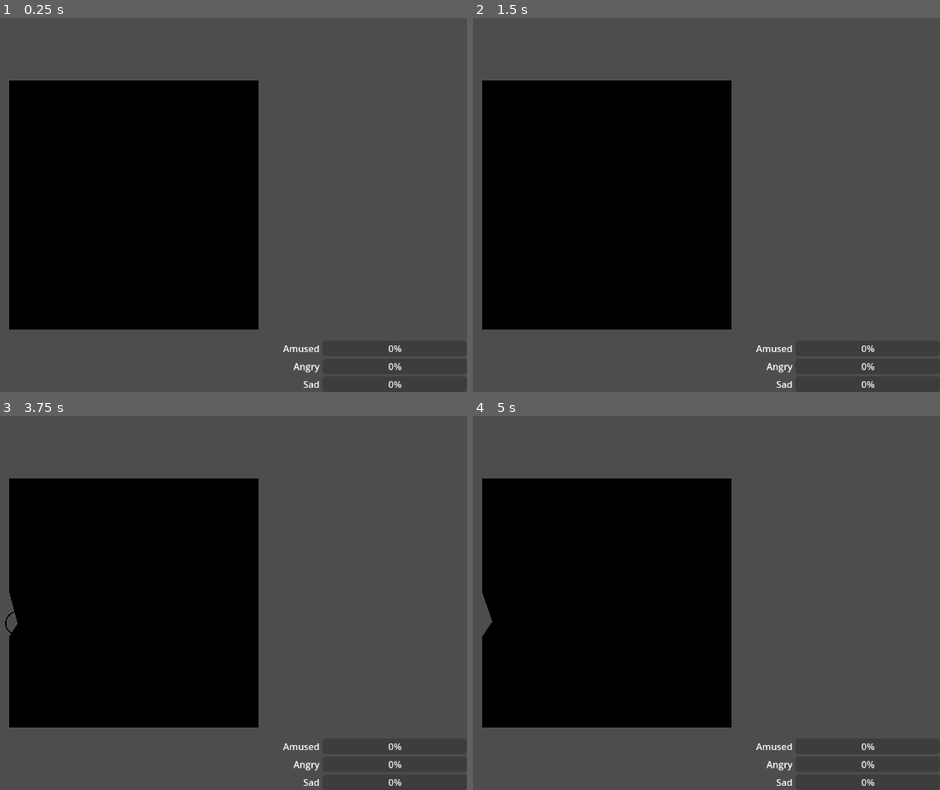
Above: before the commit, frames 1-4 (two rows, left to right).
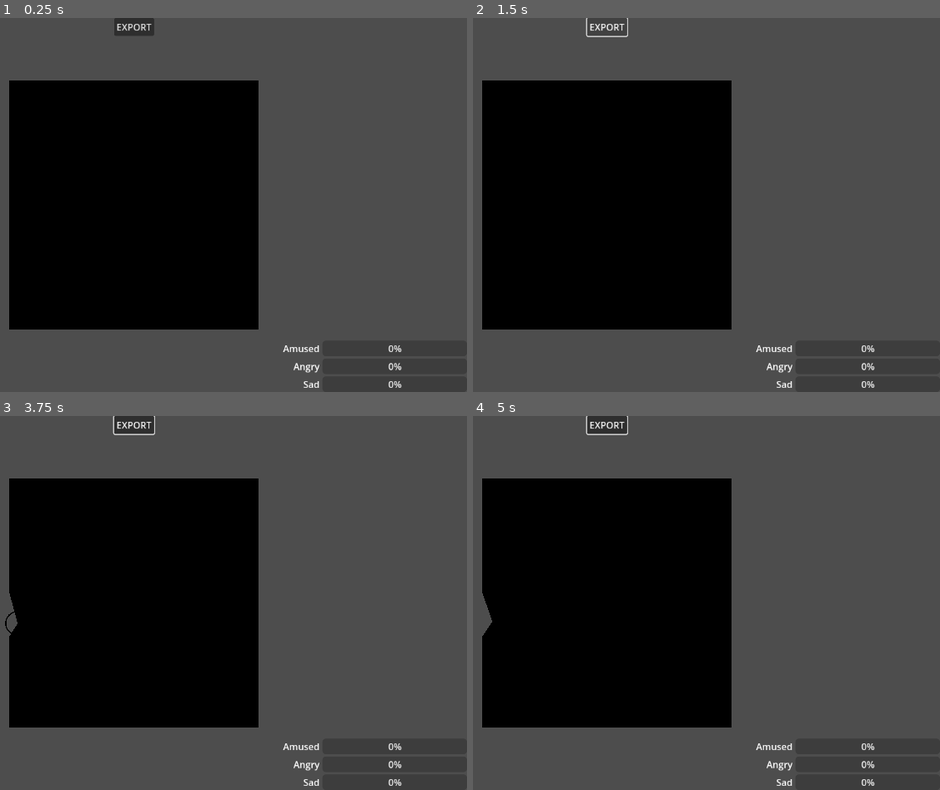
Above: after the commit, the same moments.

Repository: cxsquared/GGJ2024
Game: Godot game, scene res://main.tscn
The game is run twice, just before and just after one commit, with the same random seed, the same clock (stepped at 60 frames per second) and the same inputs. The engine's default icon, where the game draws it, is replaced by a stand-in: a white triangle on a blue panel in a dark square.
Inputs (mouse positions are in pixels of both pictures, inside the frame that each line leads up to):
- Up to frame 1 (0.25 s): no input
- Up to frame 2 (1.5 s): click (608, 25) at 0.5 s, where only the run after the commit has a clickable "EXPORT"; click (608, 25) at 1.25 s, where only the run after the commit has a clickable "EXPORT"
- Up to frame 3 (3.75 s): click (135, 423) at 2 s, where only the run after the commit has a clickable "EXPORT"; tap Enter at 2.75 s; move the mouse to (280, 584) at 2.77 s; click (280, 584) at 2.92 s; tap Space at 3.5 s; drag from (0, 621) to (102, 677) at 3.52 s
- Up to frame 4 (5 s): tap Enter at 4.25 s; move the mouse to (673, 520) at 4.27 s; click (673, 520) at 4.42 s

The runs differ from the first frame. In frame 1, 0.4% of the frame differs, in the area x 24-34%, y 0-5%; in frame 2, 0.1%; in frame 3, 0.4%, in the area x 24-34%, y 0-6%; in frame 4, 0.4%.

Commit message:
Add export mesh button for debug purposes
This button will export the current state of the mesh as an ArrayMesh resource. We can use this tool to create an export the emotion reference meshes.

Diff:
--- a/AlienMeshInstance3D.gd
+++ b/AlienMeshInstance3D.gd
@@ -1,6 +1,7 @@
 extends MeshInstance3D
 
 const NUMBER_OF_VERTICES: int = 3
+const EXPORT_PATH: String = "res://export_mesh.tres"
 
 var vertex_grabbers: Dictionary = {}
 var mdt: MeshDataTool = null
@@ -47,3 +48,11 @@
 			mesh.surface_set_uv(mdt.get_vertex_uv(vertex))
 			mesh.surface_add_vertex(vertex_grabbers[vertex].position)
 	mesh.surface_end()
+
+
+func _export_current_mesh():
+	var export_mdt = MeshDataTool.new()
+	var surface_tool = SurfaceTool.new()
+	surface_tool.create_from(mesh, 0)
+	var array_mesh = surface_tool.commit()
+	ResourceSaver.save(array_mesh, EXPORT_PATH)
--- a/main.tscn
+++ b/main.tscn
@@ -13,3 +13,15 @@
 [node name="AlienMeshInstance3D" parent="." instance=ExtResource("1_uairt")]
 
 [node name="EmotionsUI" parent="." instance=ExtResource("2_xsi4n")]
+
+[node name="DebugExportButton" type="Button" parent="."]
+anchors_preset = 5
+anchor_left = 0.5
+anchor_right = 0.5
+offset_left = -4.0
+offset_right = 4.0
+offset_bottom = 8.0
+grow_horizontal = 2
+text = "EXPORT"
+
+[connection signal="pressed" from="DebugExportButton" to="AlienMeshInstance3D" method="_export_current_mesh"]
